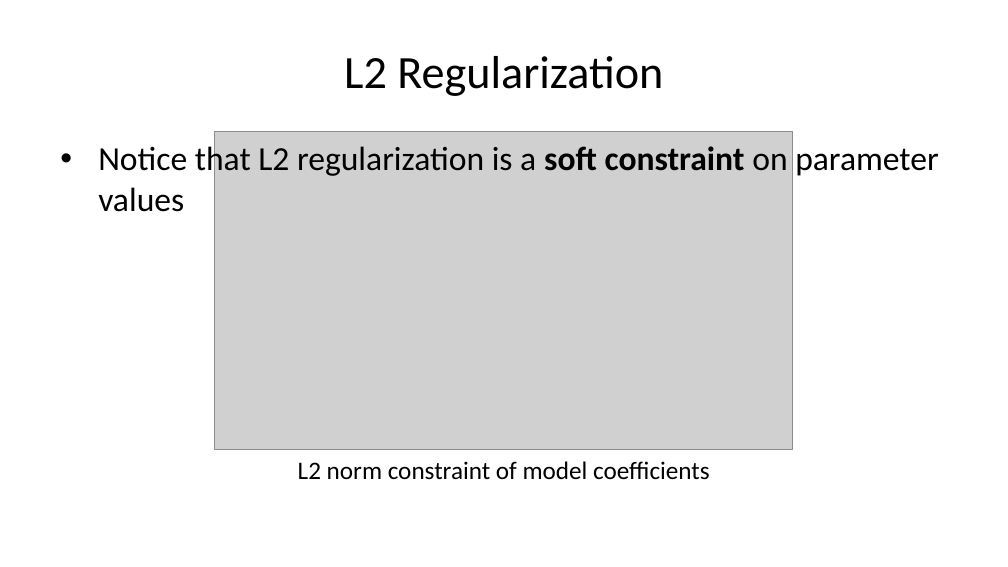
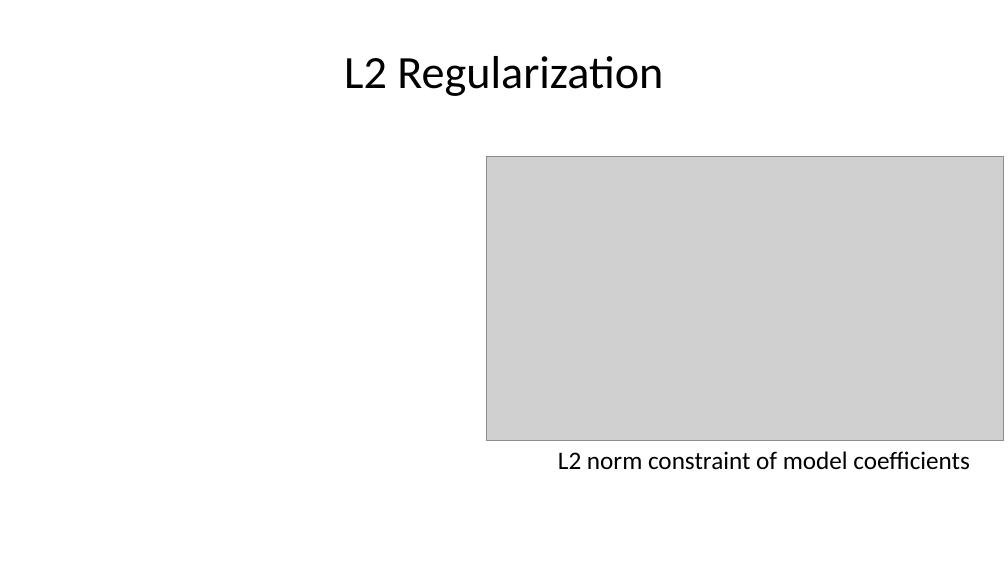
Before and after one commit to StephenElston/CSCI-E-83, a slide deck: slide 30 of LectureSlides/10a_ModelsInHighDimensions.pptx (slide 25 before the commit). Drawn at 1008x567 pixels with LibreOffice and Linux fonts; fonts in the diff are those of the drawing; grey boxes stand for pictures. Boxes give left, top, right and bottom in pixels: in the first picture for what was removed or moved away, otherwise in the second. Text is boxed around its words. In the diff, an @@ line names an element or a change of style, - is before the commit and + after.

```diff
--- a/LectureSlides/10a_ModelsInHighDimensions.pptx
+++ b/LectureSlides/10a_ModelsInHighDimensions.pptx
@@ text removed at (98, 143, 938, 212) @@
-• Notice that L2 regularization is a soft constraint on parameter values
@@ picture: place and size @@
-picture at (214, 132, 792, 450)
+picture at (487, 156, 1003, 440)
@@ text "L2 norm constraint of model ...": place and size @@
-text "L2 norm constraint of model ..." at (298, 461, 710, 480)
+text "L2 norm constraint of model ..." at (558, 451, 970, 470)
```
Also in this commit, not shown: 13 other slides changed, 13 slides added, 5 slides removed, 3 other files.
